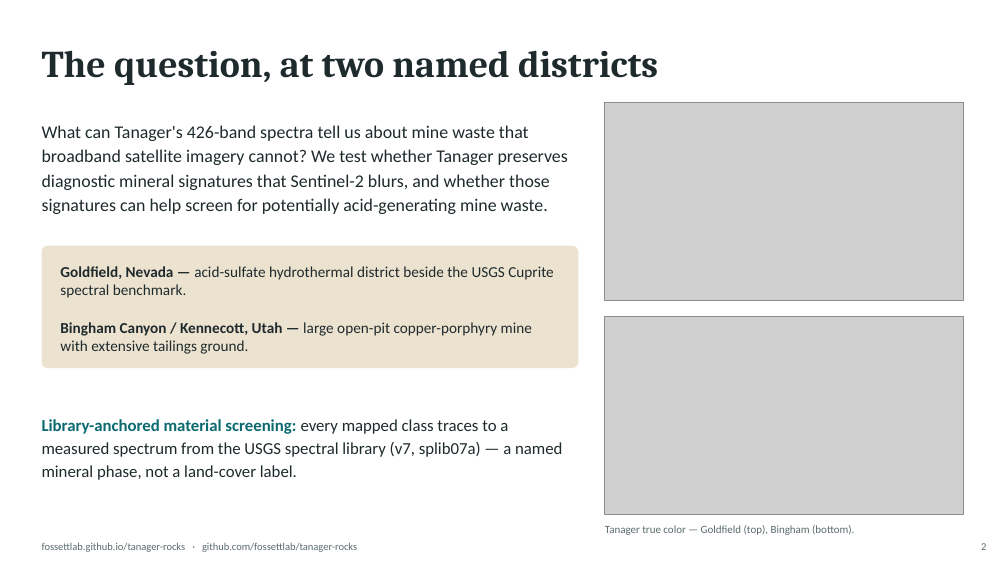
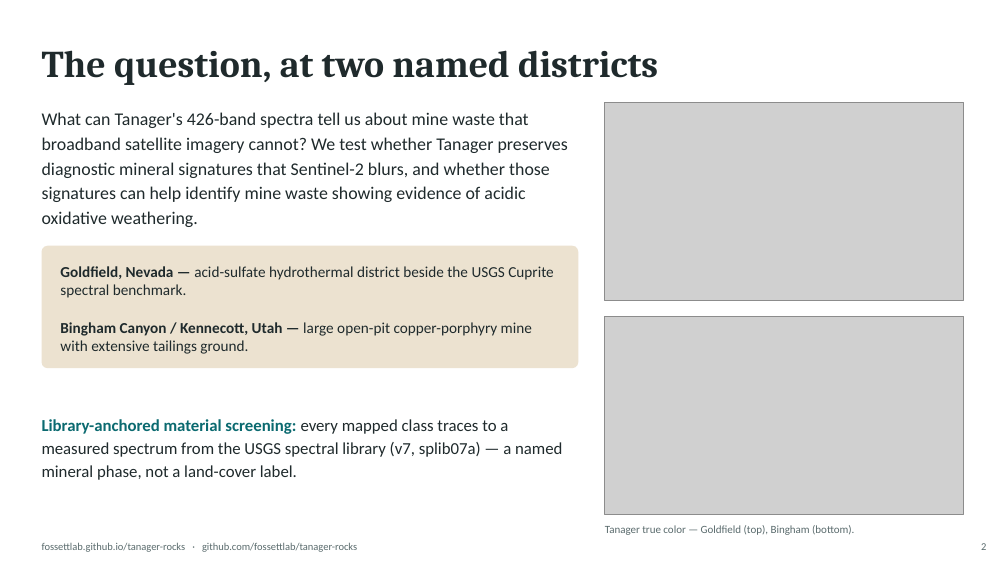
Before and after one commit to fossettlab/tanager-minmap, a slide deck: slide 2 of submission/tanager_rocks_deck.pptx. Drawn at 1008x567 pixels with LibreOffice and Linux fonts; fonts in the diff are those of the drawing; grey boxes stand for pictures. Boxes give left, top, right and bottom in pixels: in the first picture for what was removed or moved away, otherwise in the second. Text is boxed around its words. In the diff, an @@ line names an element or a change of style, - is before the commit and + after.

Commit message:
Calibrate claim strength to evidence across memo, page, and deck
Rename the environmental product to a surface-mineralogical screening proxy
for acidic mine-waste conditions: the tiers rank mineral evidence for acidic
conditions within a scene, and are not estimates of acid-generating capacity,
pH, or flux. Soften the spatial claim at Bingham, reframe the independent-map
section as comparison rather than validation, and align the title across the
memo and story page. The demonstrated spectral-separability result and the
Goldfield agreement numbers are unchanged.

```diff
--- a/submission/tanager_rocks_deck.pptx
+++ b/submission/tanager_rocks_deck.pptx
@@ text at (42, 112, 568, 227): text changed @@
-What can Tanager's 426-band spectra tell us about mine waste that broadband satellite imagery cannot? We test whether Tanager preserves diagnostic mineral signatures that Sentinel-2 blurs, and whether those signatures can help screen for potentially acid-generating mine waste.
+What can Tanager's 426-band spectra tell us about mine waste that broadband satellite imagery cannot? We test whether Tanager preserves diagnostic mineral signatures that Sentinel-2 blurs, and whether those signatures can help identify mine waste showing evidence of acidic oxidative weathering.
```
Also in this commit, not shown: 2 other slides changed, 3 other files.
